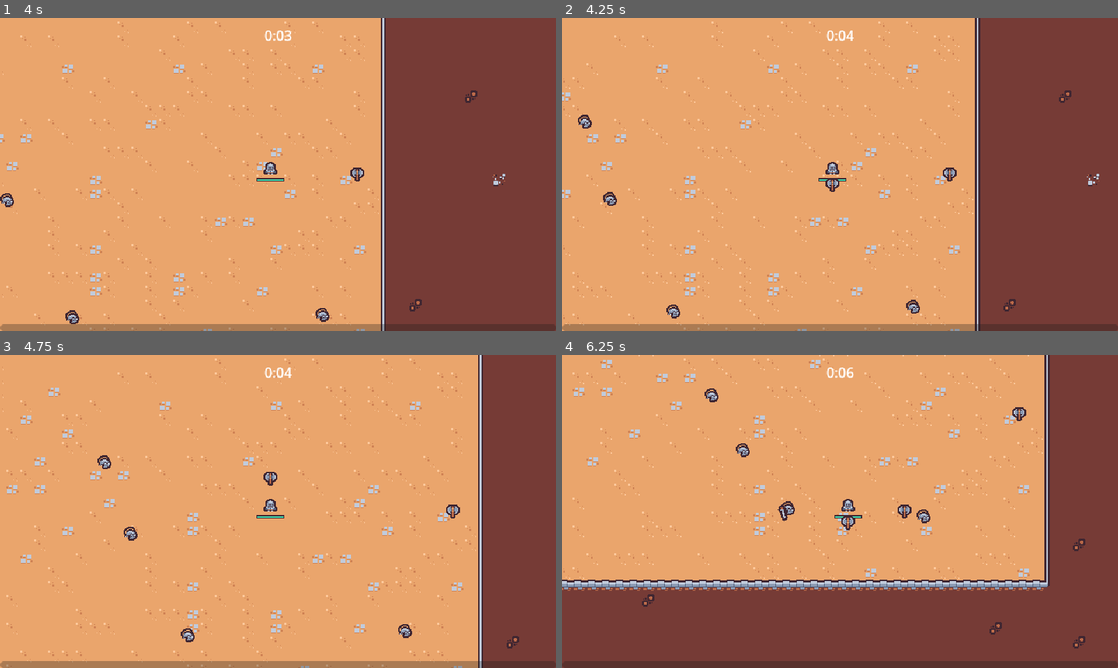
Above: before the commit, frames 1-4 (two rows, left to right).
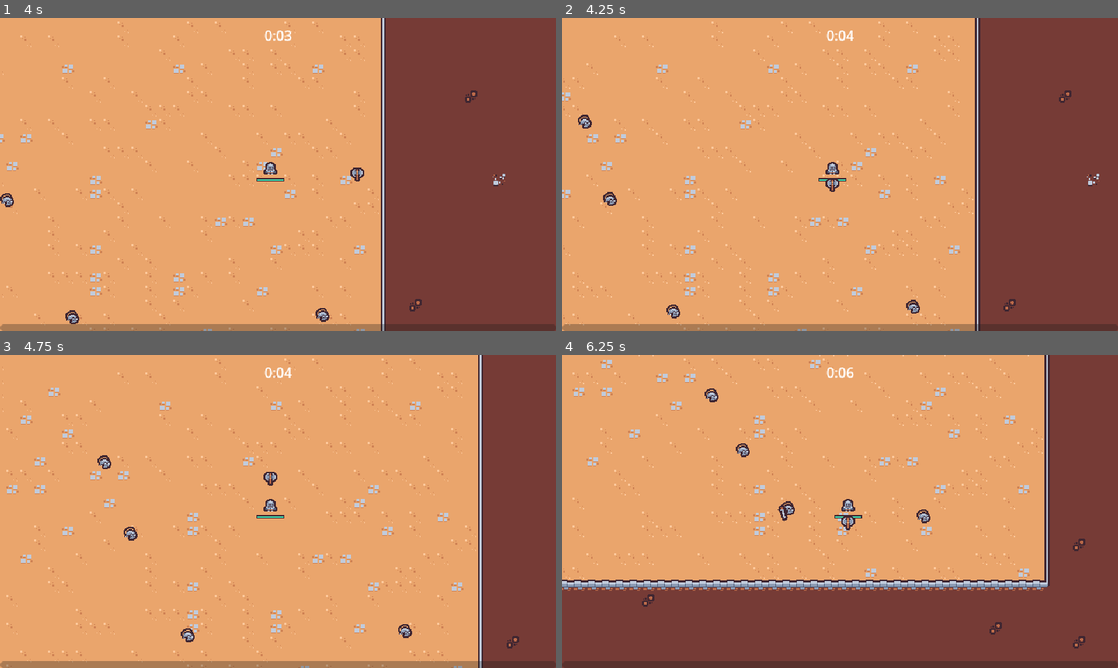
Above: after the commit, the same moments.

Repository: emyasnikov/2d-survivor-course
Game: Godot game, scene res://scenes/main/main.tscn
The game is run twice, just before and just after one commit, with the same random seed, the same clock (stepped at 60 frames per second) and the same inputs.
Inputs (mouse positions are in pixels of both pictures, inside the frame that each line leads up to):
- Up to frame 1 (4 s): move the mouse to (400, 158) at 0.52 s; press the mouse at (400, 158) at 0.53 s; hold D (move_right) 0.53-1.28 s; move the mouse to (166, 190) at 1.27 s; release the mouse at (166, 190) at 1.28 s; hold S (move_down) 1.28-2.03 s; click (166, 190) at 1.35 s; move the mouse to (333, 105) at 2.02 s; press the mouse at (333, 105) at 2.03 s; hold D (move_right) 2.03-2.78 s; move the mouse to (250, 237) at 2.77 s; release the mouse at (250, 237) at 2.78 s; hold W (move_up) 2.78-3.53 s; click (250, 237) at 2.85 s; move the mouse to (444, 221) at 3.52 s; press the mouse at (444, 221) at 3.53 s; hold A (move_left) from 3.53 s (still down)
- Up to frame 2 (4.25 s): keep holding A (move_left)
- Up to frame 3 (4.75 s): keep holding A (move_left); move the mouse to (111, 464) at 4.27 s; release the mouse at (111, 464) at 4.28 s; click (111, 464) at 4.35 s
- Up to frame 4 (6.25 s): move the mouse to (867, 511) at 5.02 s; release A (move_left) at 5.03 s; press the mouse at (867, 511) at 5.03 s; hold S (move_down) 5.03-5.78 s; move the mouse to (756, 433) at 5.77 s; release the mouse at (756, 433) at 5.78 s; hold D (move_right) from 5.78 s (still down); click (756, 433) at 5.85 s

Frame 1 is identical in both runs. In frame 2, less than 0.1% of the frame differs, in the area x 68-71%, y 47-53%; in frame 3, less than 0.1%; in frame 4, 0.2%, in the area x 60-84%, y 16-53%.

Commit message:
Added tween callback to queue free.

Diff:
--- a/scenes/abilities/axe_ability/axe_ability.gd
+++ b/scenes/abilities/axe_ability/axe_ability.gd
@@ -8,6 +8,7 @@
     var tween = create_tween()
 
     tween.tween_method(tween_method, 0.0, 2.0, 2.0)
+    tween.tween_callback(queue_free)
 
 
 func tween_method(rotations: float):
